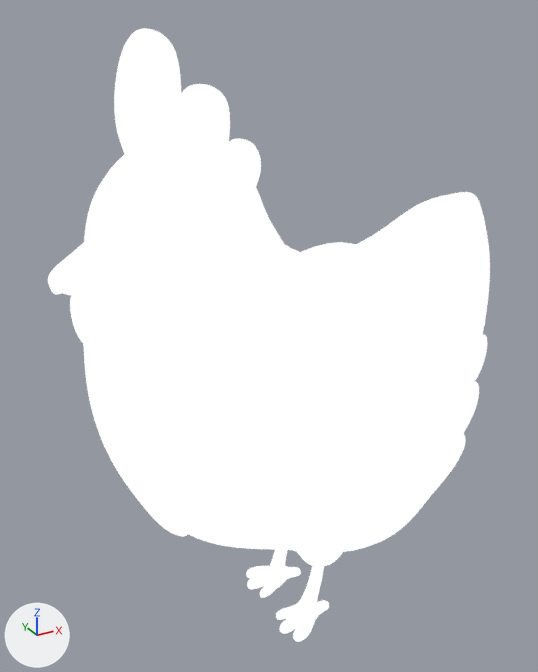
What one commit did to the Blender file 3D Objects/untitled.blend.
One viewpoint serves both versions: a 50 mm lens placed at (-1.64, -2.34, 1.4), pointed at (-0.3, 0.09, 0.19). Lighting does not change. The marker at lower left points along +X, +Y and +Z.
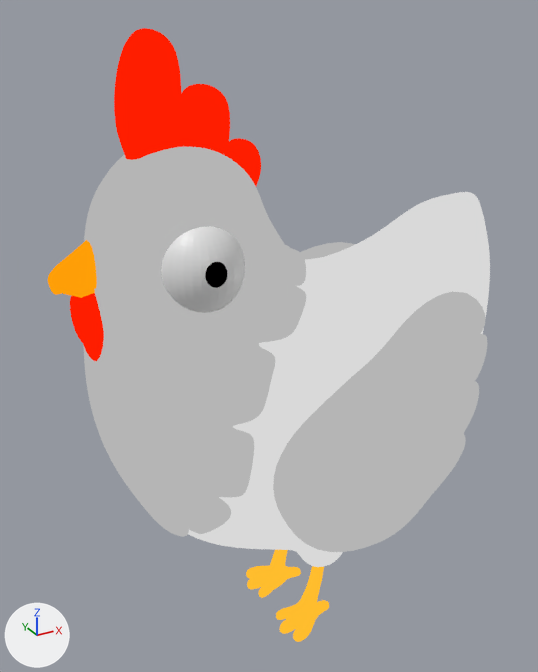
Changed parts and their boxes [x1, y1, x2, y2] in the pictures (538 x 672 px):
'Cube.003', recoloured (white to grey)
    both: [83, 147, 306, 537]
'Cube', recoloured
    both: [114, 28, 490, 642]
'Cube.004', recoloured (white to grey)
    both: [273, 242, 487, 552]
'Sphere', recoloured, reshaped (white to grey)
    both: [161, 227, 245, 313]
'Cube.002', recoloured (white to orange)
    both: [48, 240, 97, 298]
'Cube.005', recoloured (white to red)
    both: [70, 293, 104, 361]
part 1 of me_cube, recoloured (white to red)
    both: [114, 28, 261, 186]
part 2 of me_cube, recoloured (white to orange)
    both: [246, 550, 329, 642]
part 3 of me_sphere, added (black)
    after: [205, 262, 227, 288]
part 4 of me_sphere, recoloured (white to grey)
    both: [161, 227, 245, 313]

The change, as a list of edits to the scene's bpy script:
```text
Change mat_shade:
    remove n0 = _N.new('ShaderNodeRGB'); n0.name = 'RGB'
    remove n0.outputs[0].default_value = (1.0, 1.0, 1.0, 1.0)  # 'Color', white #ffffff
    where n2 = _N.new('ShaderNodeValToRGB'); n2.name = 'ColorRamp'
    remove _e = n2.color_ramp.elements.new(0.255); _e.color = (1.0, 1.0, 1.0, 1.0)
    add _e = n2.color_ramp.elements.new(0.141); _e.color = (1.0, 1.0, 1.0, 1.0)
    add n0 = _N.new('ShaderNodeRGB'); n0.name = 'RGB'
    add n0.outputs[0].default_value = (0.692, 0.692, 0.692, 1.0)  # 'Color', light grey #d9d9d9
Add mat_gobble:
    mat_gobble = bpy.data.materials.new('Gobble')
    # nodes: Mix, OutputMaterial, RGB, ValToRGB
    # colours: red #ff1e00, black #000000, white #ffffff
Add mat_wings:
    mat_wings = bpy.data.materials.new('Wings')
    # nodes: Mix, OutputMaterial, RGB, ValToRGB
    # colours: black #000000, white #ffffff, grey #b5b5b5
Add mat_beak:
    mat_beak = bpy.data.materials.new('Beak')
    # nodes: Mix, OutputMaterial, RGB, ValToRGB
    # colours: orange #ff9e07, black #000000, white #ffffff
Add mat_eye:
    mat_eye = principled_material('Eye')
    mat_eye.base_color = (0.8, 0.8, 0.8)  # white #e7e7e7
    mat_eye.roughness = 0.4
Add mat_pupil:
    mat_pupil = bpy.data.materials.new('Pupil')
    mat_pupil.use_nodes = True; mat_pupil.node_tree.nodes.clear()
    _N = mat_pupil.node_tree.nodes; _L = mat_pupil.node_tree.links
    n0 = _N.new('ShaderNodeOutputMaterial'); n0.name = 'Material Output'
    n1 = _N.new('ShaderNodeRGB'); n1.name = 'RGB'
    n1.outputs[0].default_value = (0.0, 0.0, 0.0, 1.0)  # 'Color', black #000000
    _L.new(n1.outputs[0], n0.inputs[0])  # 'Color' to 'Surface'
Add mat_feet:
    mat_feet = bpy.data.materials.new('Feet')
    # nodes: Mix, OutputMaterial, RGB, ValToRGB
    # colours: orange #ffbd2d, black #000000, white #ffffff
Change me_cube:
    where me_cube.from_pydata(...)  # 1176 vertices, 1178 faces; spans x -0.98..0.83, y -0.58..0.58, z -1.16..1.36
    me_cube part 1: 74 of the faces centred in x -0.82..-0.32, y -0.08..0.08, z 0.79..1.33 switch from mat_shade to mat_gobble
    me_cube part 2: all 208 faces centred in x -0.31..-0.03, y -0.25..0.25, z -1.16..-0.88 switch from mat_shade to mat_feet
Change me_sphere:
    used by ob_sphere; location = (-0.078, 0.0, 0.01); scale = (0.151, 0.151, 0.151)
    remove me_sphere.from_pydata(...)  # 58 vertices, 64 faces; spans x -5.4..-3.23, y 0.4..2.58, z 3.1..5.28
    add me_sphere.from_pydata(...)  # 116 vertices, 128 faces; spans x -5.4..-3.23, y 0.4..2.59, z 3.1..5.28
    me_sphere part 3: a new loose piece, a UV sphere (8 segments, 8 rings, poles along z) spanning x -4.67..-4.04, y 1.96..2.59, z 3.96..4.59, in mat_pupil
    me_sphere part 4: 64 faces spanning x -5.4..-3.23, y 0.4..2.58, z 3.1..5.28 switch from mat_shade to mat_eye (white #e7e7e7)
    add me_sphere.materials.append(mat_pupil)
Change me_cube_002:
    where me_cube_002.from_pydata(...)  # 363 vertices, 344 faces; spans x -3.29..-2.07, y -0.61..0.61, z 0.18..2.0
    remove me_cube_002.materials.append(mat_shade)
    add me_cube_002.materials.append(mat_beak)
Change me_cube_003:
    where me_cube_003.from_pydata(...)  # 236 vertices, 202 faces; spans x -0.946..-0.148, y 0.0..0.508, z -0.423..0.945
    remove me_cube_003.materials.append(mat_shade)
    add me_cube_003.materials.append(mat_wings)
Change me_cube_004:
    where me_cube_004.from_pydata(...)  # 104 vertices, 102 faces; spans x -0.676..0.513, y 0.268..0.675, z -0.436..0.469
    remove me_cube_004.materials.append(mat_shade)
    add me_cube_004.materials.append(mat_wings)
Change me_cube_005:
    where me_cube_005.from_pydata(...)  # 52 vertices, 48 faces; spans x -1.091..-0.905, y -0.143..0.149, z 0.267..0.591
    remove me_cube_005.materials.append(mat_shade)
    add me_cube_005.materials.append(mat_gobble)
```
